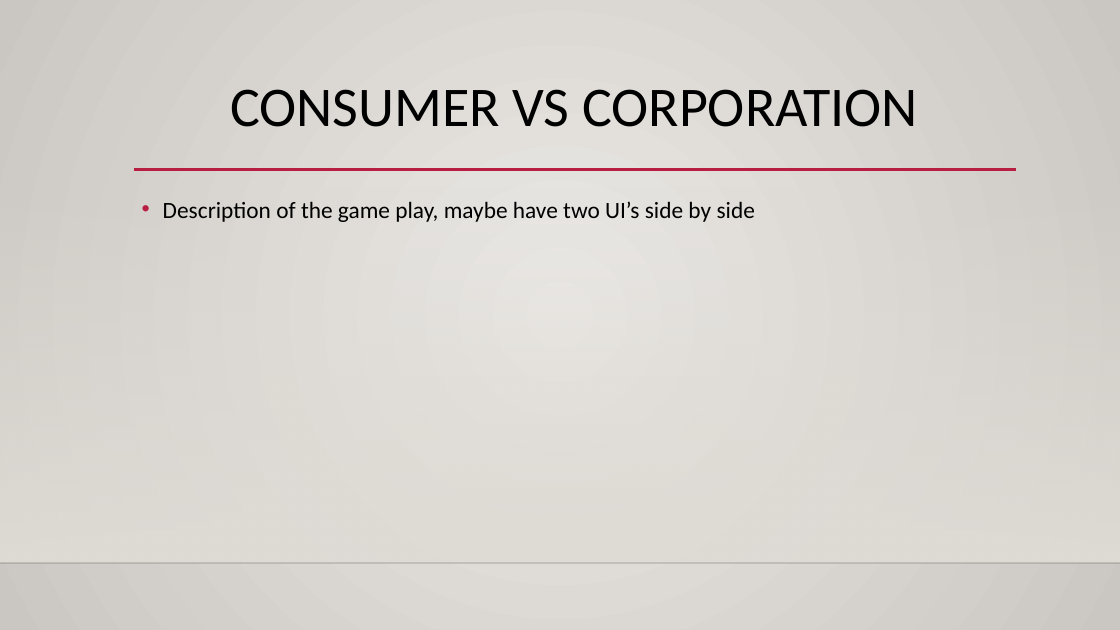
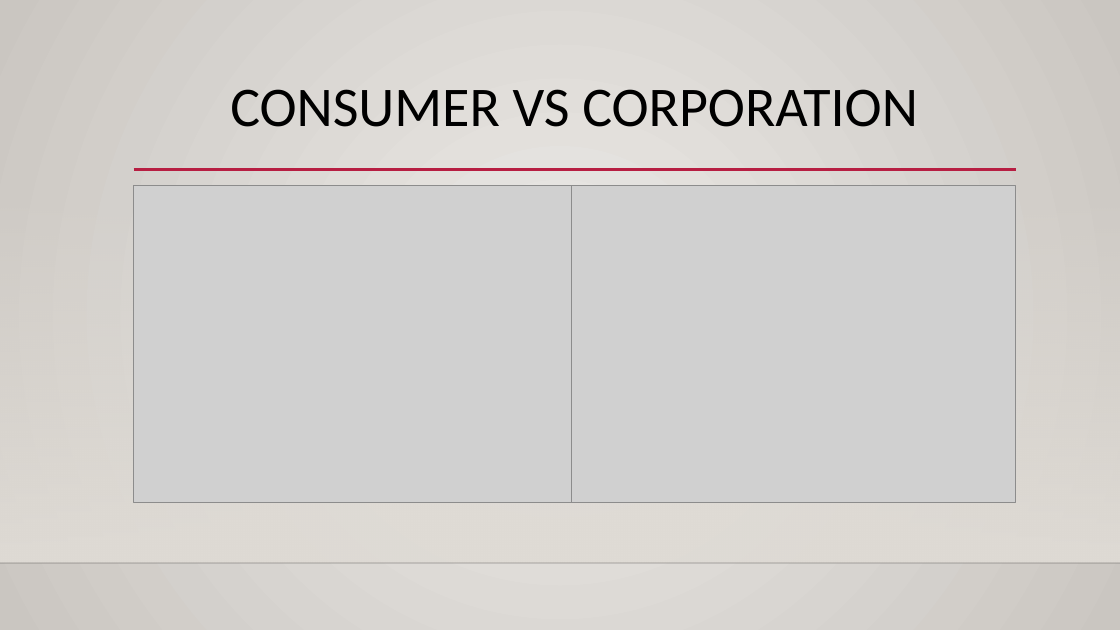
Before and after one commit to stirenewang/EH89-ConsumerCompanyGame, a slide deck: slide 8 of Presentation.pptx (slide 6 before the commit). Drawn at 1120x630 pixels with LibreOffice and Linux fonts; fonts in the diff are those of the drawing; grey boxes stand for pictures; background and template pictures are left out. Boxes give left, top, right and bottom in pixels: in the first picture for what was removed or moved away, otherwise in the second. Text is boxed around its words. In the diff, an @@ line names an element or a change of style, - is before the commit and + after.

```diff
--- a/Presentation.pptx
+++ b/Presentation.pptx
@@ picture added at <box>134,185,572,502</box> @@
@@ text removed at <box>163,201,755,222</box> @@
-• Description of the game play, maybe have two UI’s side by side
@@ picture added at <box>571,185,1016,502</box> @@
```
Also in this commit, not shown: 2 other slides changed, 4 slides added, 1 slide removed, 2 other files.
